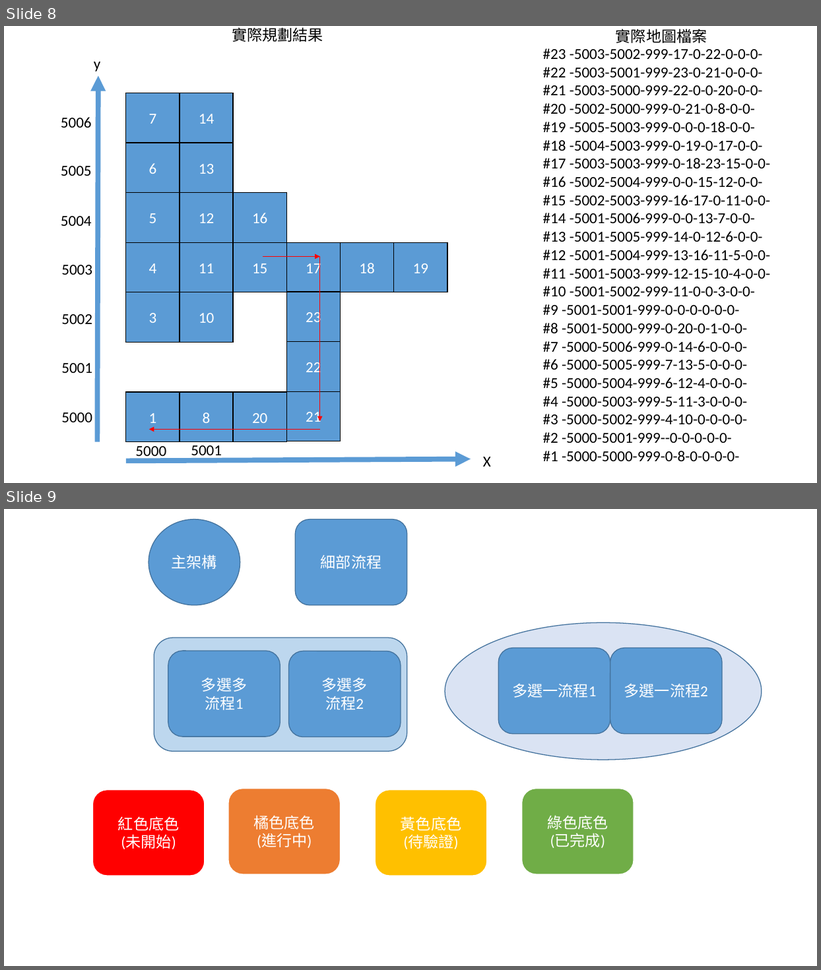
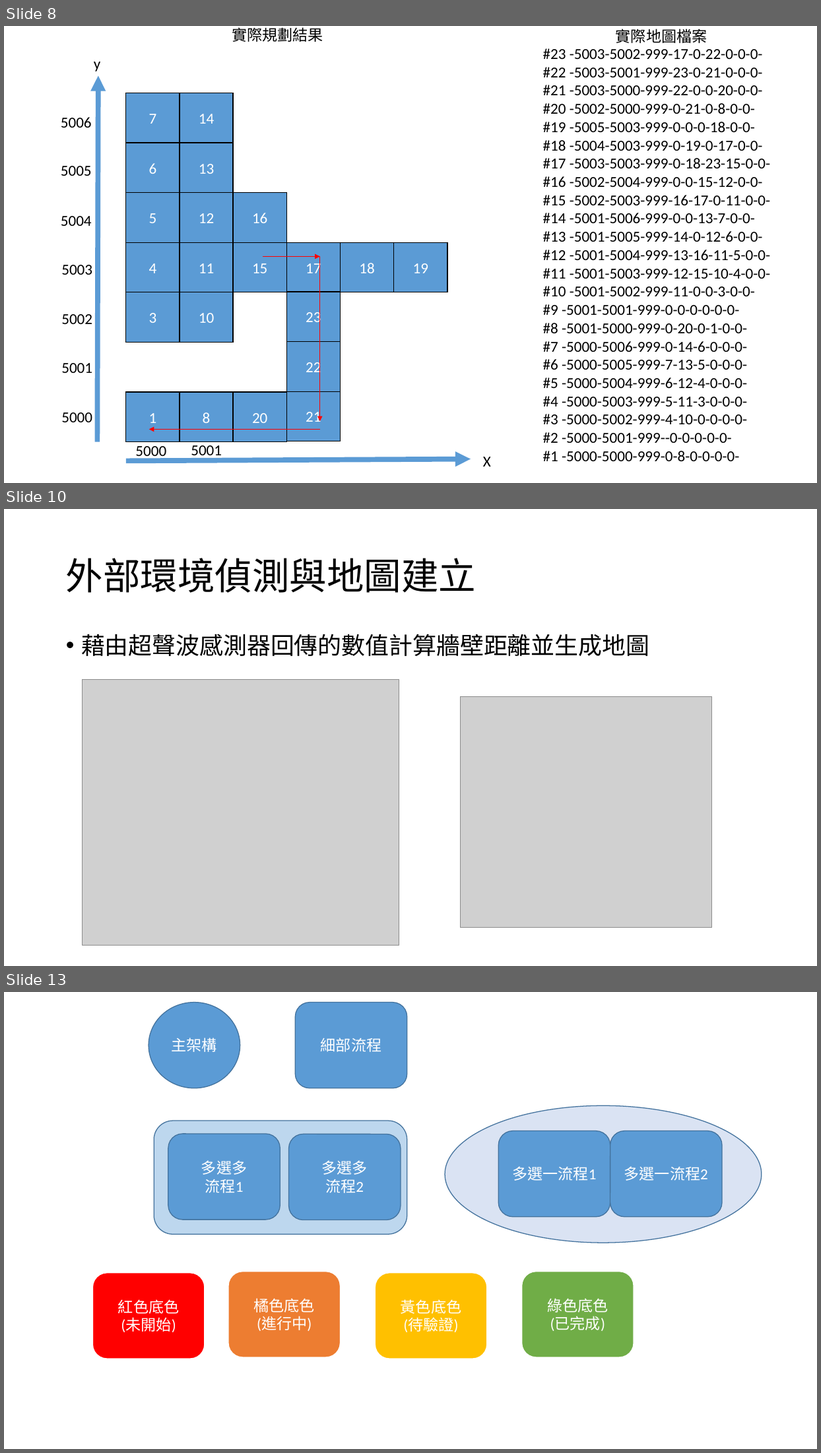
Before and after one commit to mskhrk/nttu_smartCar, a slide deck: document/運作流程圖.pptx. Shown one above the other, each under a label of ours: slides 8 and 9 before the commit, slides 8, 10 and 13 after it; the slides between them are not shown. The pictures are 821x970 and 821x1453 pixels, drawn with LibreOffice and Linux fonts; fonts in the diff are those of the drawing; grey boxes stand for pictures. Boxes give left, top, right and bottom in pixels: in the first picture for what was removed or moved away, otherwise in the second. Text is boxed around its words. In the diff, an @@ line names an element or a change of style, - is before the commit and + after.

```diff
--- a/document/運作流程圖.pptx
+++ b/document/運作流程圖.pptx
@@ slide 10 added at [4,509,817,966], background #FFFFFF @@
@@ title added at [66,558,476,593], 44 pt, text #000000 @@
+外部環境偵測與地圖建立
@@ text added at [81,634,649,656], 28 pt, text #000000 @@
+• 藉由超聲波感測器回傳的數值計算牆壁距離並生成地圖
@@ picture added at [82,680,399,945] @@
@@ picture added at [460,697,712,928] @@
@@ what was slide 9 is now slide 13 @@
```
Also in this commit, not shown: 5 slides changed, 3 other slides added, 1 slide removed, 6 other files.
